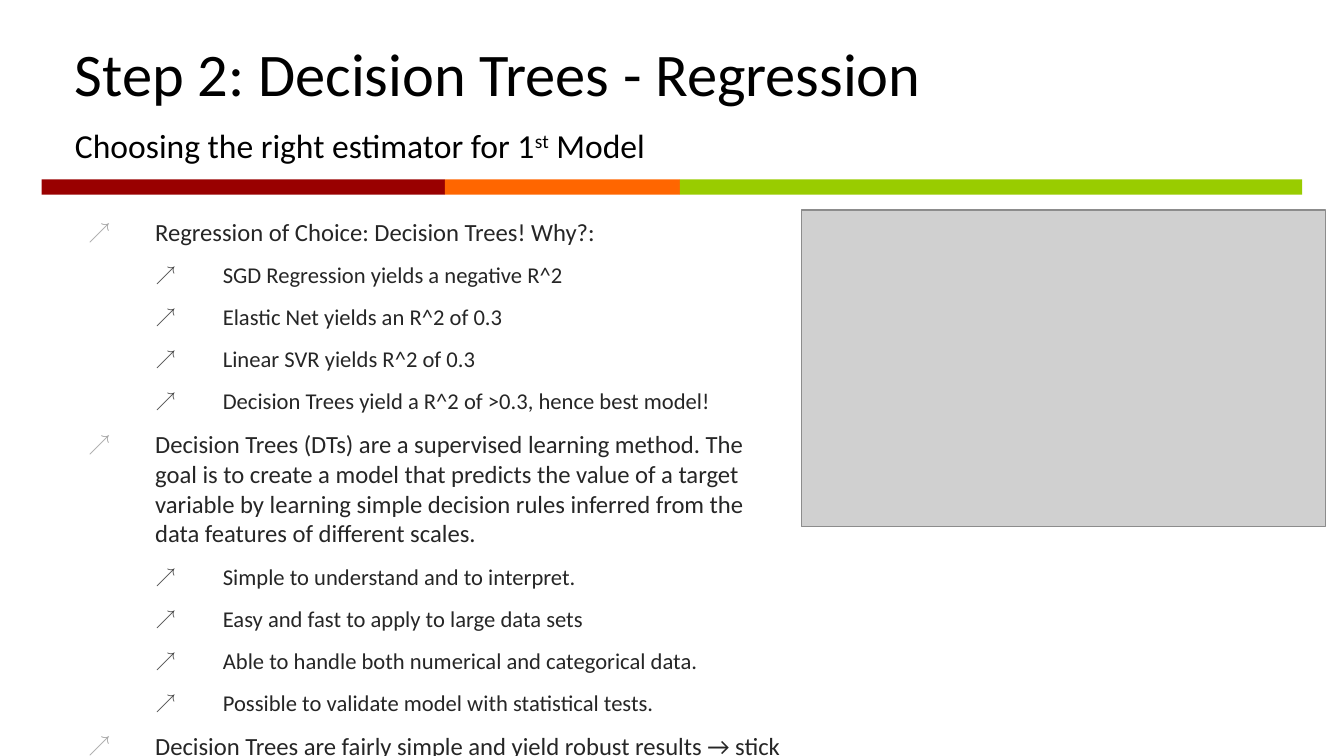
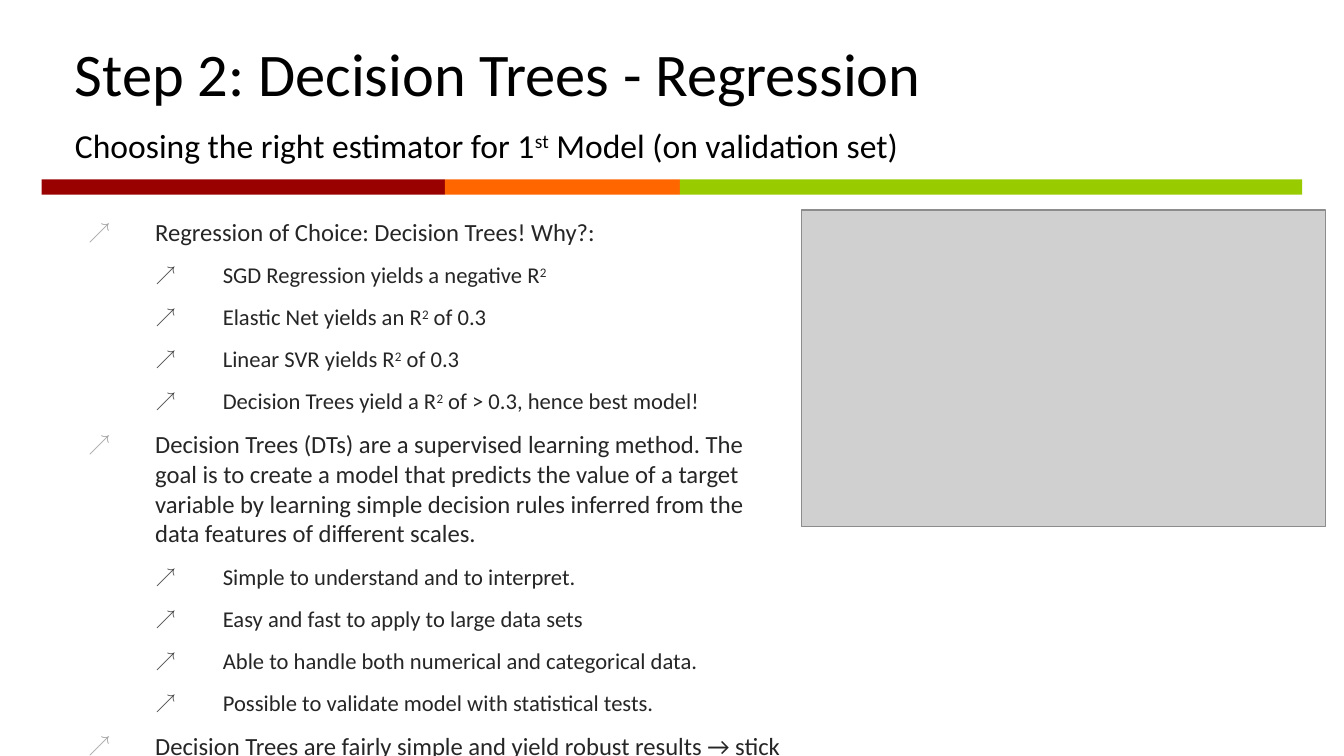
Before and after one commit to linreg2/Project1, a slide deck: slide 7 of project1_presentation.pptx. Drawn at 1344x756 pixels with LibreOffice and Linux fonts; fonts in the diff are those of the drawing; grey boxes stand for pictures; background and template pictures are left out. Boxes give left, top, right and bottom in pixels: in the first picture for what was removed or moved away, otherwise in the second. Text is boxed around its words. In the diff, an @@ line names an element or a change of style, - is before the commit and + after.

```diff
--- a/project1_presentation.pptx
+++ b/project1_presentation.pptx
@@ subtitle at (75, 133, 898, 164): text changed @@
-Choosing the right estimator for 1st Model
+Choosing the right estimator for 1st Model (on validation set)
@@ text at (223, 267, 699, 413): text changed @@
-  ↗ SGD Regression yields a negative R^2
-  ↗ Elastic Net yields an R^2 of 0.3
-  ↗ Linear SVR yields R^2 of 0.3
-  ↗ Decision Trees yield a R^2 of >0.3, hence best model!
+  ↗ SGD Regression yields a negative R2
+  ↗ Elastic Net yields an R2 of 0.3
+  ↗ Linear SVR yields R2 of 0.3
+  ↗ Decision Trees yield a R2 of > 0.3, hence best model!
```
Also in this commit, not shown: 12 other slides changed, 2 other files.
